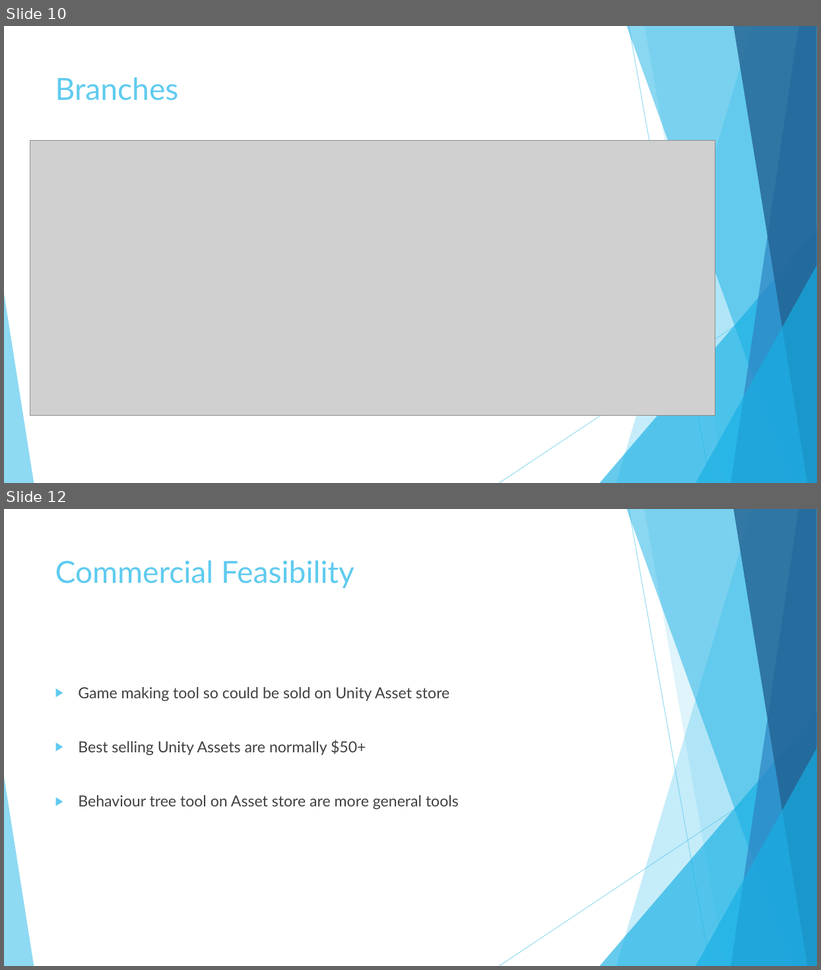
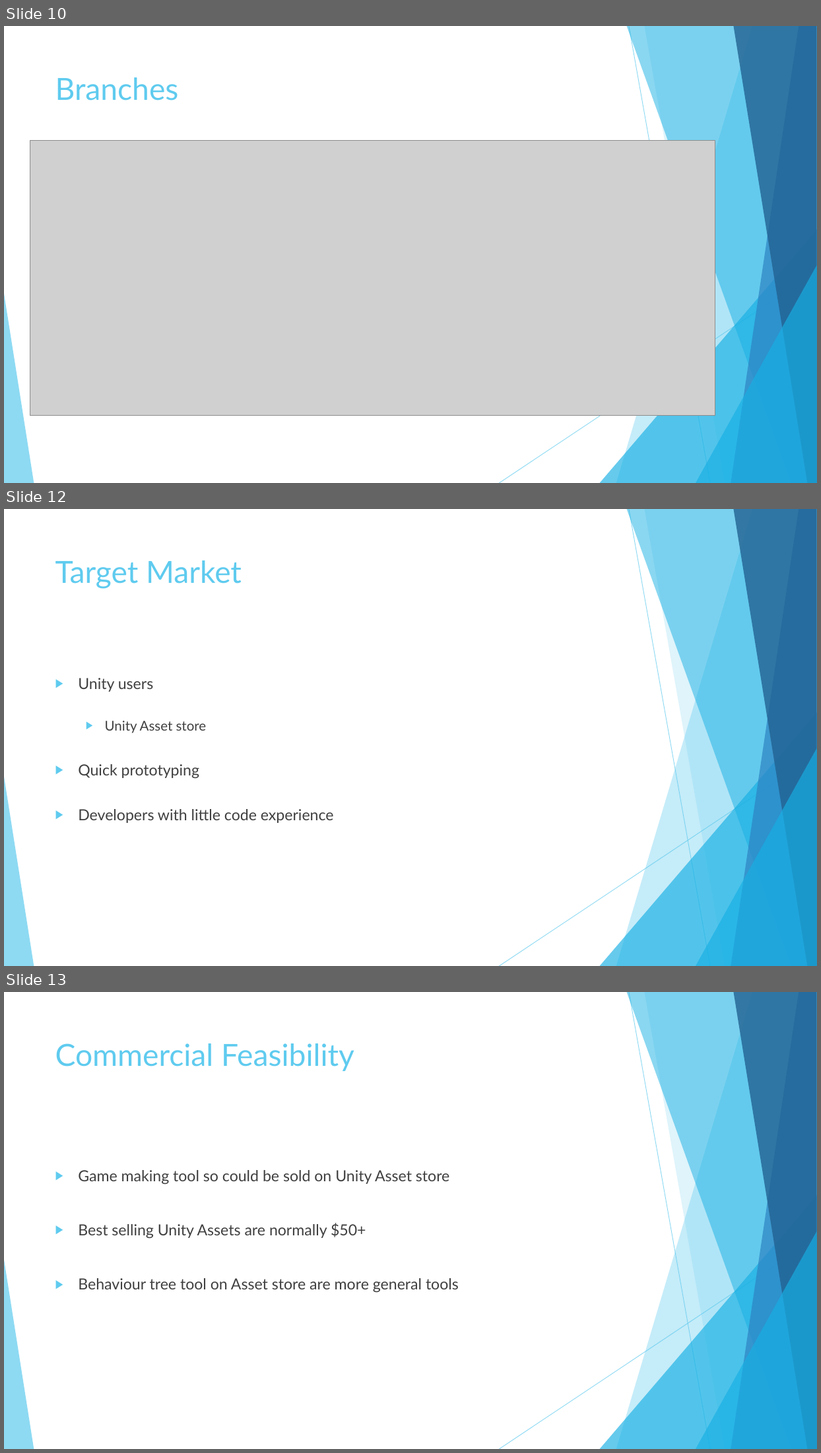
Before and after one commit to MaddieK19/comp230-pre-production, a slide deck: Proposal/Slides.pptx. Shown one above the other, each under a label of ours: slides 10 and 12 before the commit, slides 10, 12 and 13 after it; the slides between them are not shown. The pictures are 821x970 and 821x1453 pixels, drawn with LibreOffice and Linux fonts; fonts in the diff are those of the drawing; grey boxes stand for pictures. Boxes give left, top, right and bottom in pixels: in the first picture for what was removed or moved away, otherwise in the second. Text is boxed around its words. In the diff, an @@ line names an element or a change of style, - is before the commit and + after.

```diff
--- a/Proposal/Slides.pptx
+++ b/Proposal/Slides.pptx
@@ slide 12 added at [4, 509, 817, 966], background #FFFFFF; not listed: 10 template elements that a slide beside it also shows @@
@@ title added at [55, 560, 242, 589], 36 pt, text #5FCBEF @@
+Target Market
@@ text added at [78, 678, 334, 823], 18 pt, text #404040 @@
+▶ Unity users
+  ▶ Unity Asset store
+▶ Quick prototyping
+▶ Developers with little code experience
@@ what was slide 12 is now slide 13 @@
```
Also in this commit, not shown: 2 slides changed, 1 other slide added, 1 other file.
